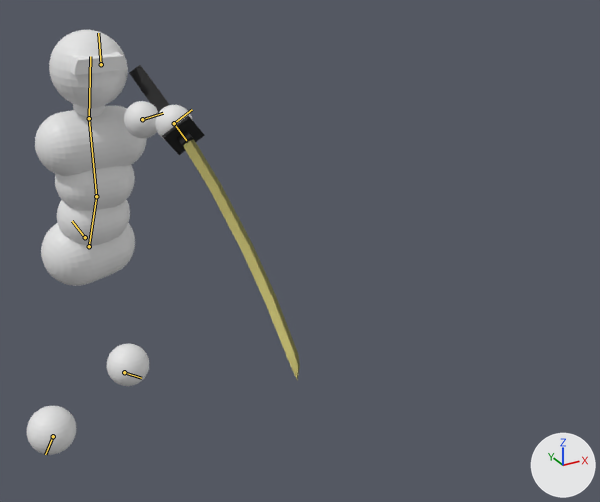
The Blender file asset_raws/simple_combat_char.blend, before and after one commit.
One viewpoint serves both versions: a camera (50 mm lens) standing at (-0.69, -4.92, 2.14) and looking at (0.64, -2.5, 0.92). The axes (+X, +Y, +Z) are drawn at lower right. The lights are the same throughout. The picture after the commit comes second. Both versions are drawn at frame 4 of the action 'PC_attack_1rel'; the numbers are the values there. The bones that bend it are drawn over the model as lines.

In view in the first picture: 'Body', 'Sword'.
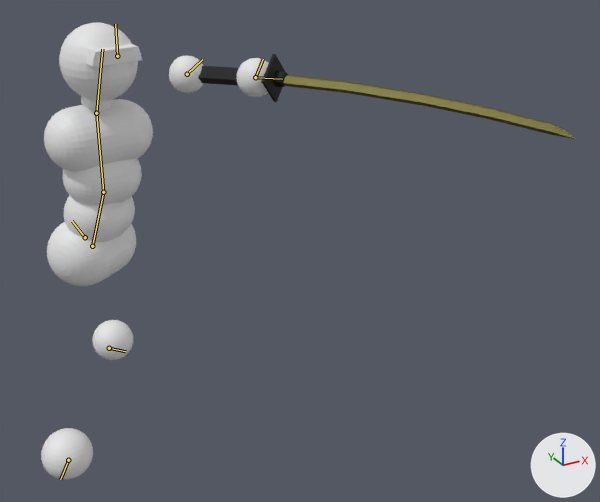
The edits, one by one:
Bone 'Lower back' (bone_lower_back) moves from (-0.011, -0.042, 0.0) to (-0.015, -0.02, -0.039).
Bone 'Lower back' (bone_lower_back) turns from (-15, 21, 1) to (-12, 35, 4) degrees about its own x, y and z.
Bone 'Upper back' (bone_upper_back) turns from (5, -18, -2) to (5, -25, -3) degrees about its own x, y and z.
Bone 'Hand.L' (bone_hand_l) moves from (0.049, -0.578, -0.324) to (0.186, -0.421, -0.345).
Bone 'Hand.L' (bone_hand_l) turns from (-33, 26, -37) to (7, 24, -32) degrees about its own x, y and z.
Bone 'Foot.L' (bone_foot_l) moves from (-0.13, -0.301, 0.221) to (-0.219, -0.516, 0.328).
Bone 'Foot.L' (bone_foot_l) turns from (41, -15, -8) to (56, -19, -13) degrees about its own x, y and z.
Bone 'Hand.R' (bone_hand_r) moves from (0.05, -0.945, 0.424) to (0.2, -1.176, 0.555).
Bone 'Hand.R' (bone_hand_r) turns from (11, 20, -141) to (-28, 20, -142) degrees about its own x, y and z.
Bone 'Foot.R' (bone_foot_r) moves from (0.011, -0.014, 0.092) to (-0.051, 0.138, 0.002).
Bone 'Sword attachment' (bone_sword_attachment) moves from (0.945, 0.424, -0.05) to (1.176, 0.555, -0.2).
Bone 'Sword attachment' (bone_sword_attachment) turns from (-28, -145, 13) to (3, -138, -36) degrees about its own x, y and z.

Pixel boxes (x1, y1, x2, y2) of what changed, in the pictures (600 x 502 px):
'Body', posed (37% wider, 7% taller): before (27, 30, 193, 455); after (41, 23, 269, 479)
'Sword', posed: before (129, 65, 300, 379); after (198, 54, 575, 139)
bone 'Lower back', root to tip: before (89, 246) to (96, 196); after (92, 246) to (103, 192)
bone 'Upper back', root to tip: before (96, 196) to (89, 118); after (103, 192) to (96, 113)
bone 'Hand.L', root to tip: before (142, 119) to (163, 113); after (187, 74) to (202, 59)
bone 'Foot.L', root to tip: before (124, 372) to (141, 378); after (109, 348) to (125, 351)
bone 'Hand.R', root to tip: before (174, 123) to (192, 109); after (255, 77) to (263, 59)
bone 'Foot.R', root to tip: before (53, 436) to (45, 454); after (68, 460) to (60, 479)
bone 'Sword attachment', root to tip: before (174, 123) to (186, 140); after (255, 77) to (282, 79)
